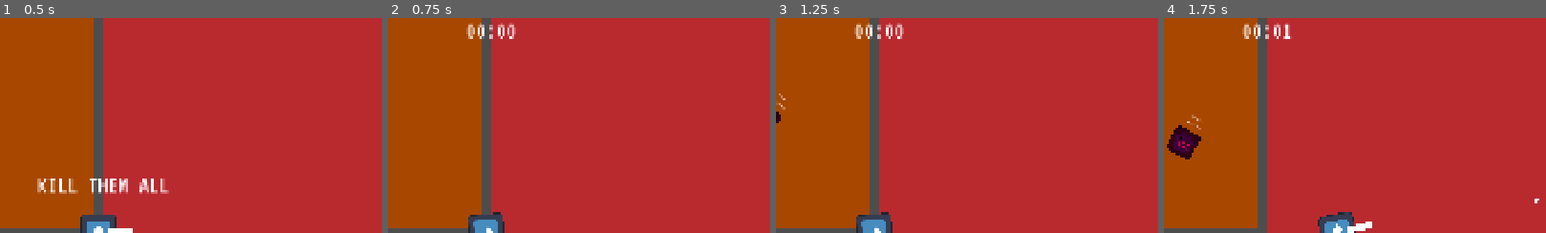
Above: before the commit, frames 1-4 (left to right).
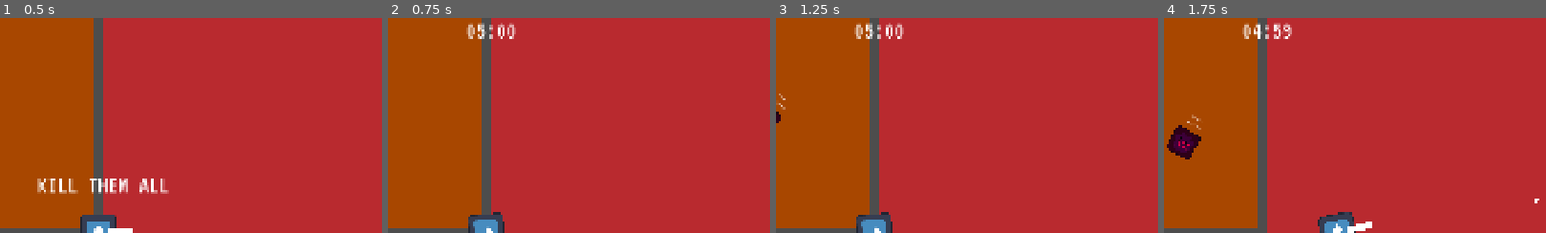
Above: after the commit, the same moments.

Repository: yasukawa426/top-down-shooter
Game: Godot game, scene res://scenes/main.tscn
Two runs of this game, one before a commit and one after it. Both use one fixed random seed, a clock stepped at 60 frames per second and the inputs below. The engine's default icon, where the game draws it, is replaced by a stand-in: a white triangle on a blue panel in a dark square.
Inputs (mouse positions are % of the whole screen's width and height, from its top left):
- Up to frame 1 (0.5 s): no input
- Up to frame 2 (0.75 s): click "START" at 0.5 s
- Up to frame 3 (1.25 s): no input
- Up to frame 4 (1.75 s): move the mouse to (72, 45) at 1.27 s; hold D (move_right) from 1.28 s (still down); hold Space (shoot) from 1.28 s (still down)
The pictures show only the part of the screen within x 36-86%, y 0-50%; the shares and areas given below are measured in that part.

Frame 1 is identical in both runs. In frame 2, less than 0.1% of the frame differs, in the area x 23-26%, y 2-10%; in frame 3, less than 0.1%; in frame 4, 0.3%, in the area x 23-34%, y 2-10%.

Commit message:
feat: change time to count down

Diff:
--- a/scenes/hud.gd
+++ b/scenes/hud.gd
@@ -48,8 +48,8 @@
 
 	start_game.emit()
 
-func update_score(value: int) -> void:
-	$GameplayControl/TimeLabel.text = _score_to_time(value)
+func update_score(value: int, max_score: int) -> void:
+	$GameplayControl/TimeLabel.text = _score_to_time(max_score - value)
 
 func _score_to_time(value: int) -> String:
 	var minutes := int (value / 60)
--- a/scenes/main.gd
+++ b/scenes/main.gd
@@ -60,7 +60,7 @@
 
 func _set_score(value: int) -> void:
 	score = value
-	$HUD.update_score(value)
+	$HUD.update_score(value, WIN_TIME * 60)
 
 	if score == (60.0 * WIN_TIME):
 		get_tree().paused = true
Not shown, changed: todo.txt
